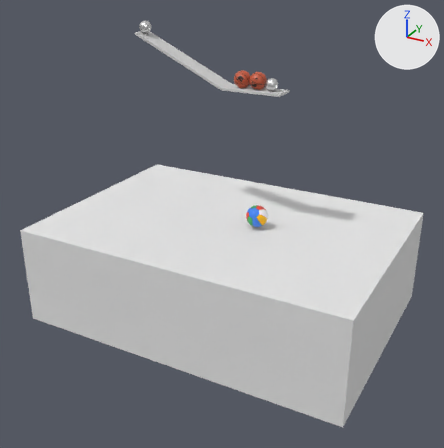
The Blender file Animación/Ejercicio3_3D/pelota_Obstaculos.blend, before and after one commit.
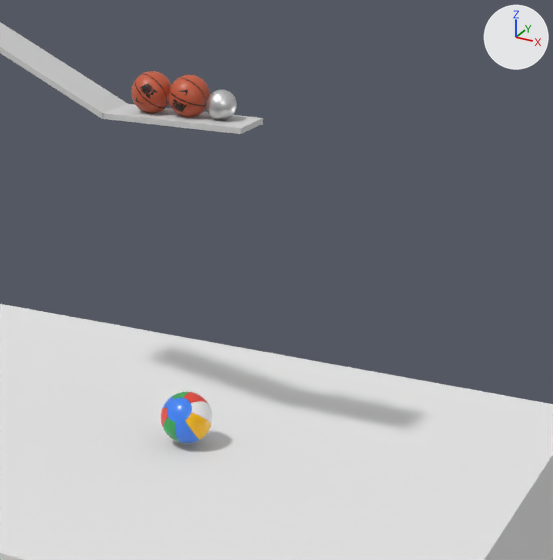
Each version is shown whole from a camera (50 mm lens) standing at (34.2, -63.9, 31.4) and looking at (0.3, -2.3, 0.6), then close up on the part from 40% to 93% of the width and 9% to 62% of the height. The lights are fixed; the arrows at upper right show +X, +Y and +Z.

The older version as bpy lines, for what is in view:
```python
ob_pelota_basket = bpy.data.objects.new('Pelota_Basket', me_sphere)
ob_pelota_basket.location = (1.73, 0.0, 18.16)
ob_pelota_basket.rotation_euler = (0.0, 0.698, 0.0)  # degrees (0, 40, 0)
ob_pelota_basket_001 = bpy.data.objects.new('Pelota_Basket.001', me_sphere_003)
ob_pelota_basket_001.location = (3.72, 0.0, 18.16)
ob_pelota_basket_001.rotation_euler = (0.0, 3.491, 0.0)  # degrees (0, 200, 0)
ob_pelota_metal = bpy.data.objects.new('Pelota_Metal', me_sphere_001)
ob_pelota_metal.location = (5.42, 0.0, 17.89)
ob_pelota_metal.scale = (0.719, 0.719, 0.719)
ob_rampa_2 = bpy.data.objects.new('Rampa_2', me_cube_001)
ob_rampa_2.location = (3.35, 0.0, 17.06)
ob_rampa_2.scale = (3.68, 1.32, 0.139)
ob_suelo = bpy.data.objects.new('suelo', me_plane)
ob_suelo.location = (0.0, 0.0, 0.0)
ob_suelo.scale = (21.3, 14.9, 14.9)
# also in view: 'Pelota_Playa' at (4.0, 0.0, 1.5); 'Rampa_1' at (-6.2, 0.0, 19.8)
```
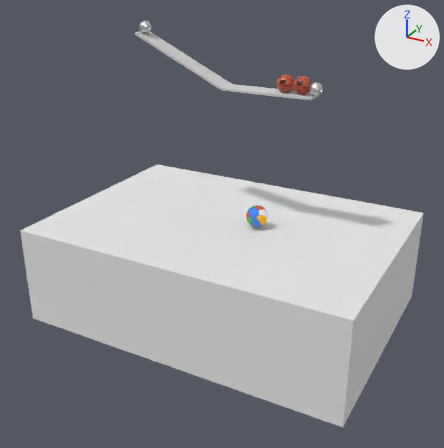
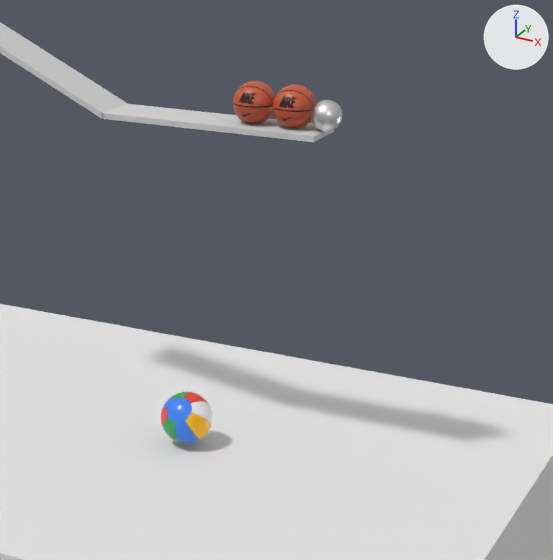
What differs and where, as boxes (x1, y1, x2, y2) in the close-ups (553 x 560 px):
'Rampa_2', moved, rescaled (44% wider, 26% taller): before (102, 104, 263, 134); after (101, 104, 334, 142)
'Pelota_Basket.001', moved, turned: before (168, 75, 210, 117); after (272, 85, 316, 129)
'Pelota_Basket', moved, turned: before (131, 71, 171, 113); after (233, 81, 275, 124)
'Pelota_Metal', moved: before (206, 90, 237, 120); after (311, 100, 342, 132)

The change in detail:
Object 'Rampa_2' (ob_rampa_2) moves from (3.35, 0.0, 17.06) to (5.13, 0.0, 17.06).
Object 'Rampa_2' (ob_rampa_2) is rescaled from (3.68, 1.32, 0.139) to (5.51, 1.32, 0.139).
Object 'Pelota_Metal' (ob_pelota_metal) moves from (5.42, 0.0, 17.89) to (10.69, 0.0, 17.89).
Object 'Pelota_Basket' (ob_pelota_basket) turns from (0, 40, 0) to (0, 0, 0) degrees about x, y and z.
Object 'Pelota_Basket' (ob_pelota_basket) moves from (1.73, 0.0, 18.16) to (7.1, 0.0, 18.16).
Object 'Pelota_Basket.001' (ob_pelota_basket_001) turns from (0, 200, 0) to (0, 0, 0) degrees about x, y and z.
Object 'Pelota_Basket.001' (ob_pelota_basket_001) moves from (3.72, 0.0, 18.16) to (9.1, 0.0, 18.16).
